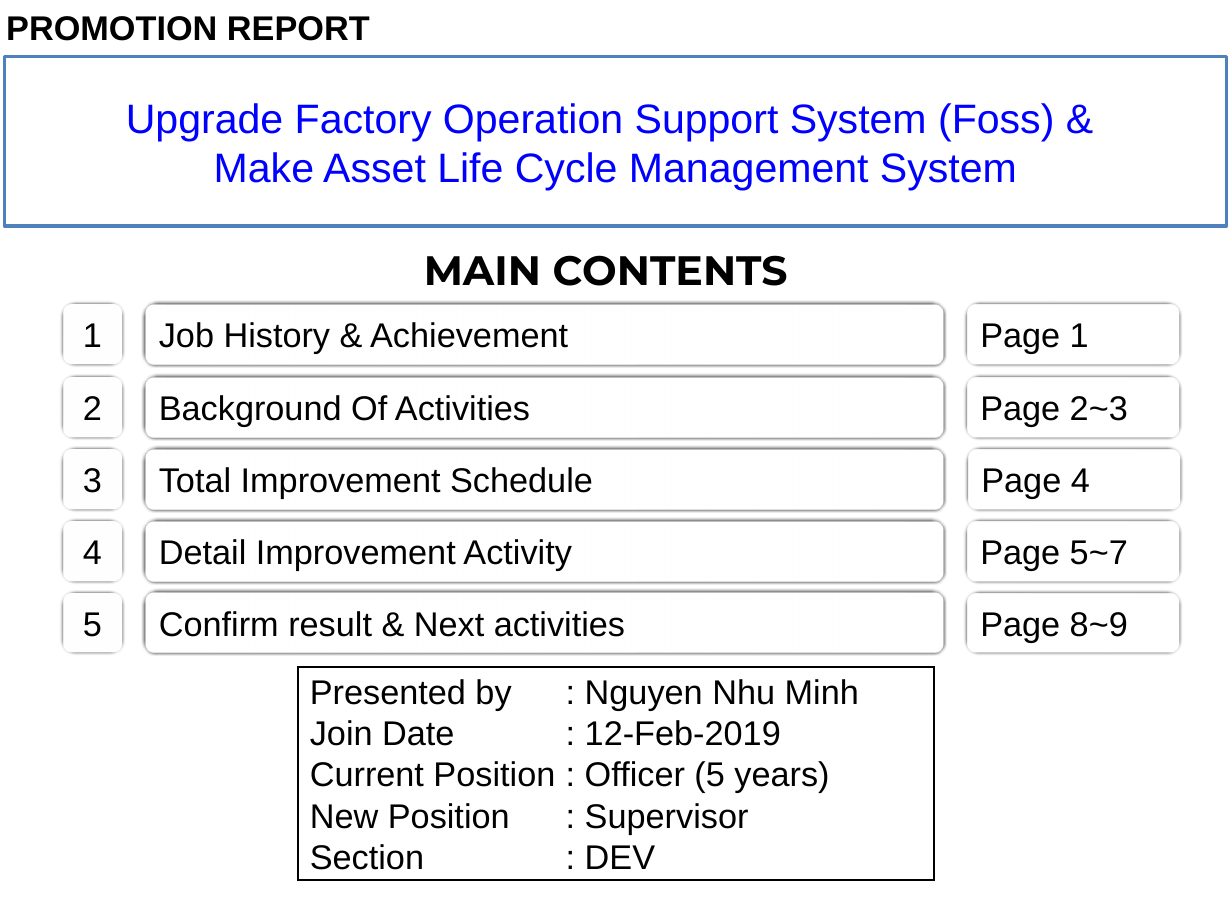
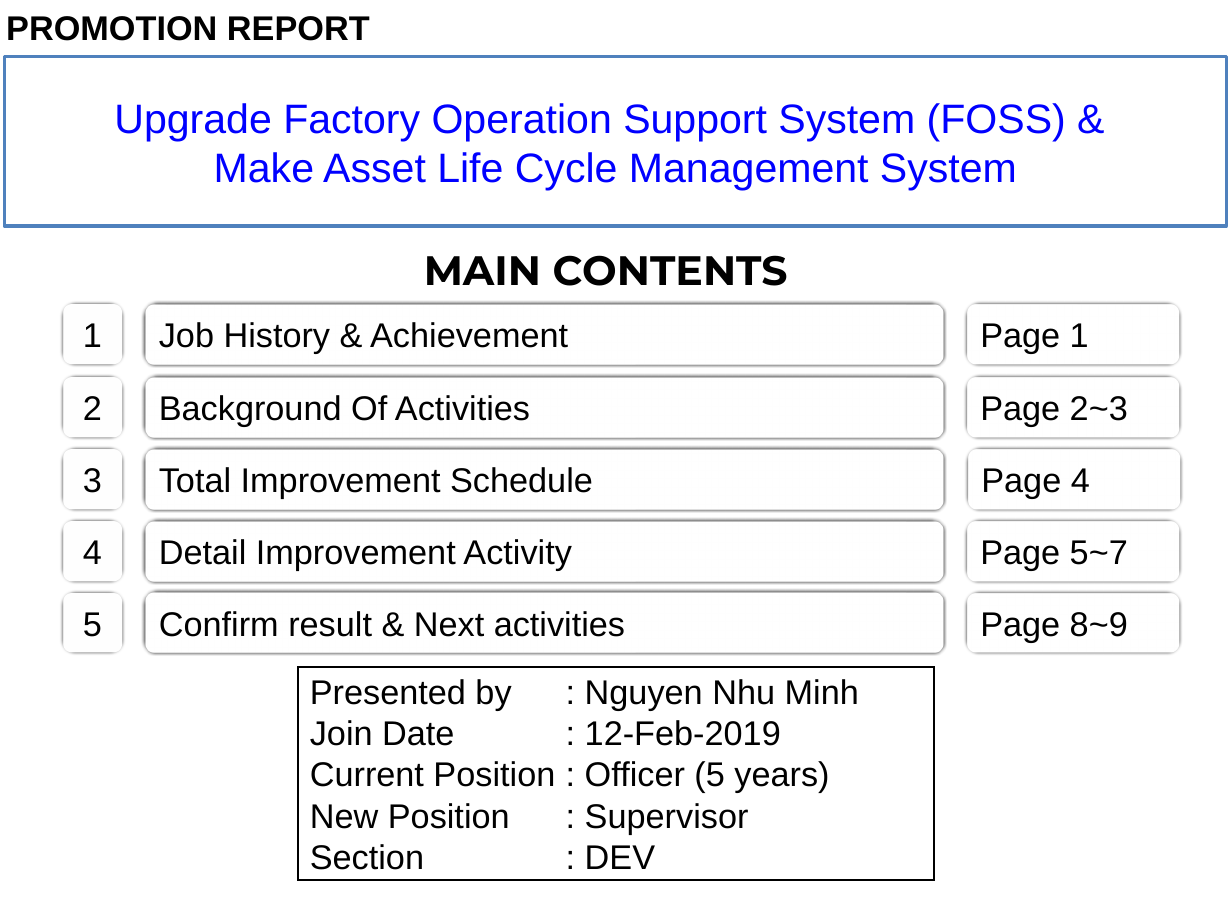
Before and after one commit to thietbicongnghevietnam/ReportPSNV, a slide deck: slide 1 of Report_Nguyen Nhu Minh_V5.pptx. Drawn at 1232x924 pixels with LibreOffice and Linux fonts; fonts in the diff are those of the drawing. Boxes give left, top, right and bottom in pixels: in the first picture for what was removed or moved away, otherwise in the second. Text is boxed around its words. In the diff, an @@ line names an element or a change of style, - is before the commit and + after.

```diff
--- a/Report_Nguyen Nhu Minh_V5.pptx
+++ b/Report_Nguyen Nhu Minh_V5.pptx
@@ text in rectangle at [114,103,1066,141]: text changed @@
-Upgrade Factory Operation Support System (Foss) &
+Upgrade Factory Operation Support System (FOSS) &
```
Also in this commit, not shown: 4 other slides changed, 1 other file.
